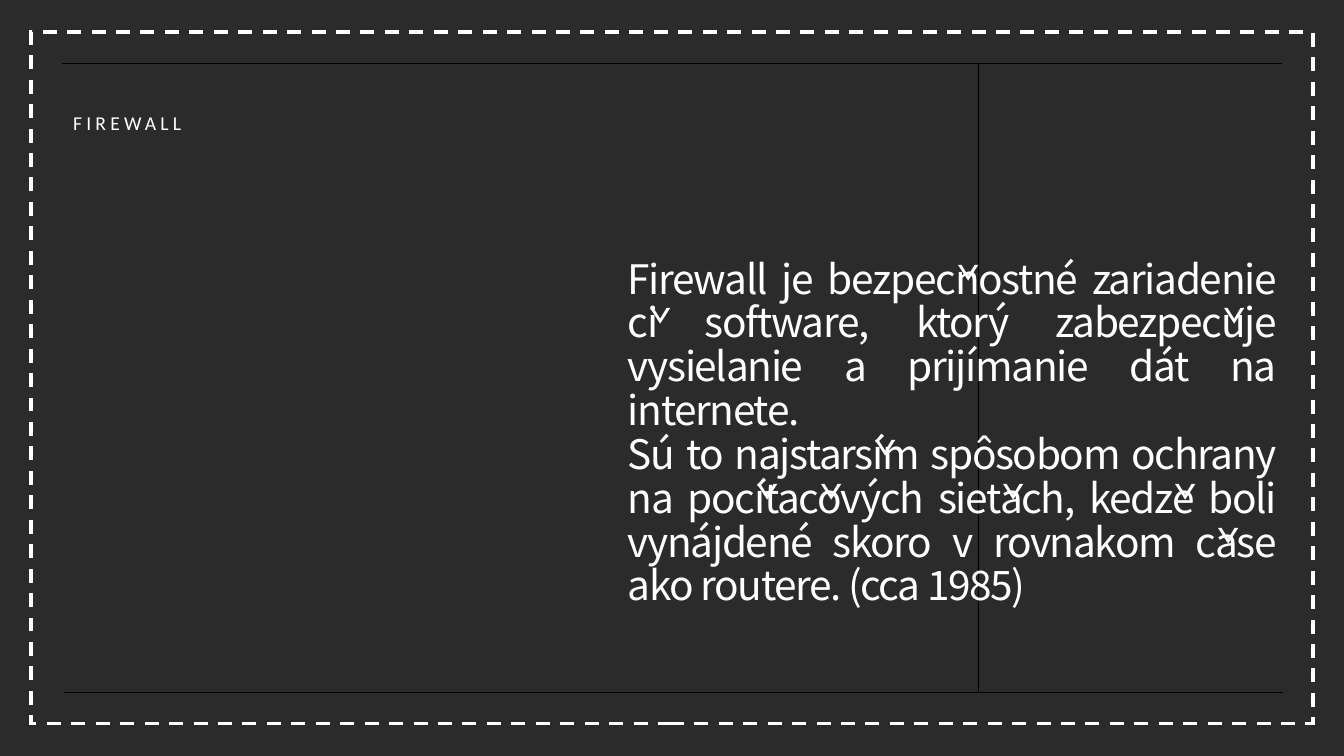
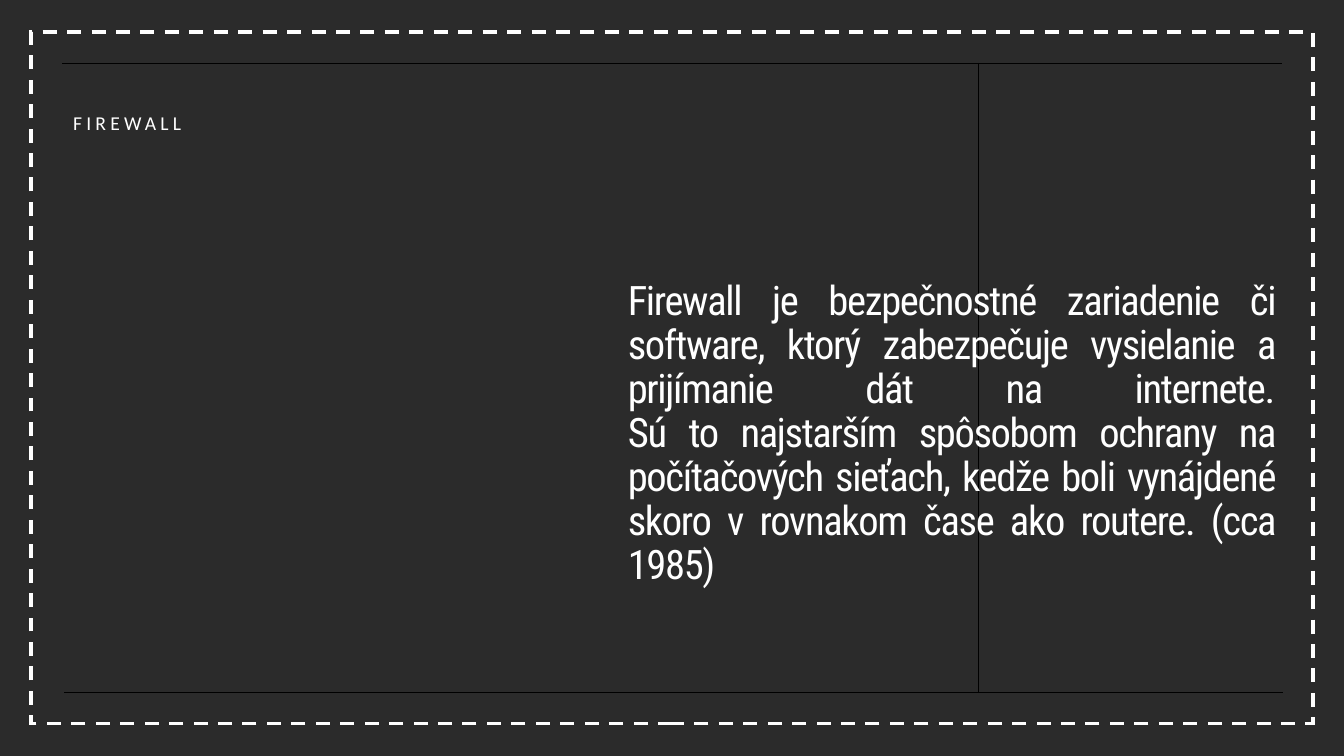
Before and after one commit to noobissk/Michal.Halagacka.Rocnikova, a slide deck: slide 6 of Produkt_UPDATE.pptx. Drawn at 1344x756 pixels with LibreOffice and Linux fonts; fonts in the diff are those of the drawing; background and template pictures are left out; a plain dark background stands for a picture behind light text. Boxes give left, top, right and bottom in pixels: in the first picture for what was removed or moved away, otherwise in the second. Text is boxed around its words. In the diff, an @@ line names an element or a change of style, - is before the commit and + after.

```diff
--- a/Produkt_UPDATE.pptx
+++ b/Produkt_UPDATE.pptx
@@ title "Firewall je bezpečnostné zariadenie či ..." at box(628, 278, 1277, 588): font Noto Sans CJK KR to Roboto Condensed @@
```
Also in this commit, not shown: 3 other slides changed, 4 slides added, 3 other files.
